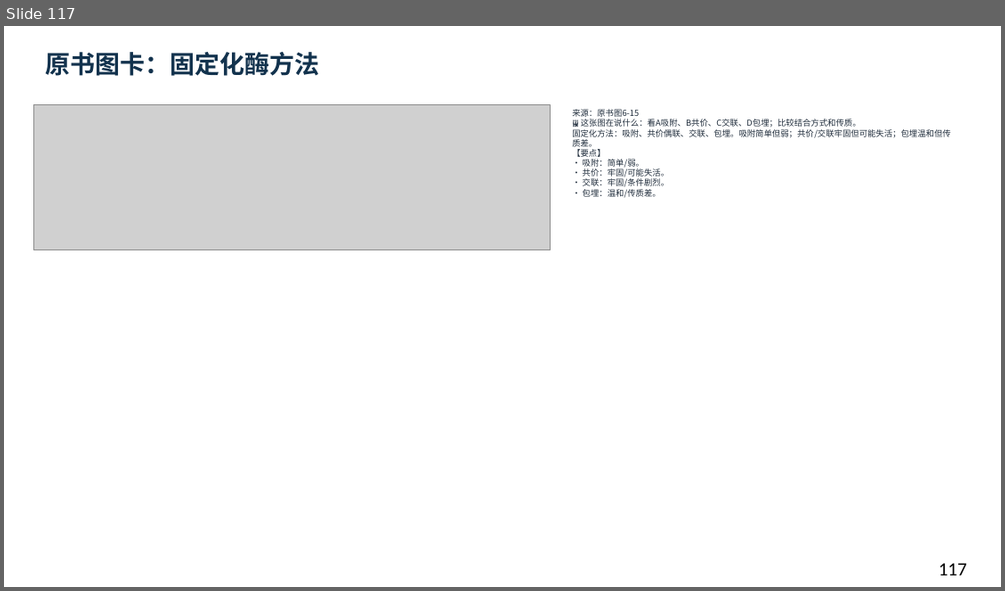
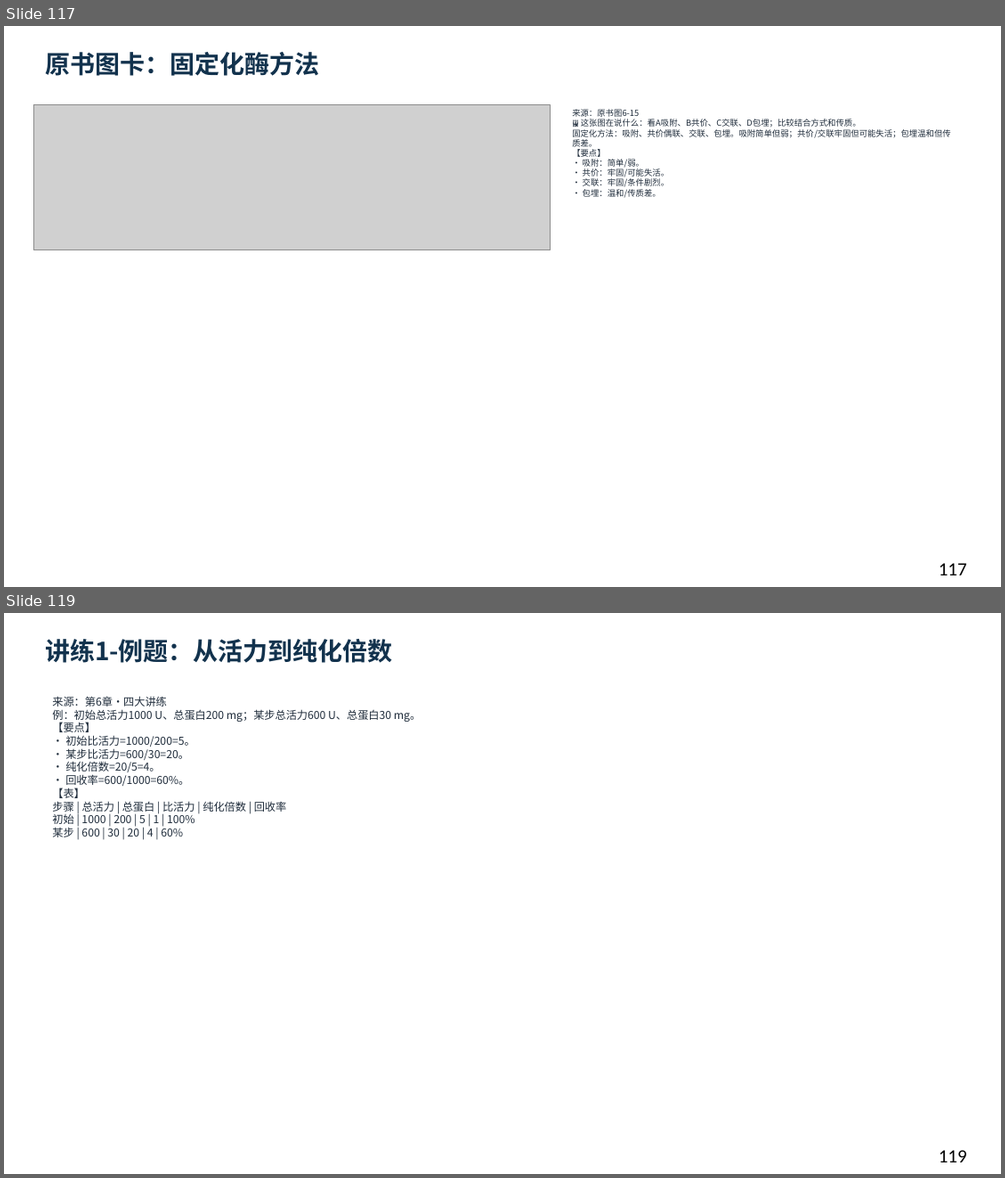
Before and after one commit to newkan-li/Biochemistry, a slide deck: downloads/bc06-ai-style.pptx. Shown one above the other, each under a label of ours: slide 117 before the commit, slides 117 and 119 after it; the slides between them are not shown. The pictures are 1005x591 and 1005x1178 pixels, drawn with LibreOffice and Linux fonts; fonts in the diff are those of the drawing; grey boxes stand for pictures. Boxes give left, top, right and bottom in pixels: in the first picture for what was removed or moved away, otherwise in the second. Text is boxed around its words. In the diff, an @@ line names an element or a change of style, - is before the commit and + after.

```diff
--- a/downloads/bc06-ai-style.pptx
+++ b/downloads/bc06-ai-style.pptx
@@ slide 119 added at bbox=[4, 613, 1001, 1174], background #FFFFFF @@
@@ text added at bbox=[45, 639, 393, 663], 24 pt, text #12324D, bold @@
+讲练1-例题：从活力到纯化倍数
@@ text added at bbox=[52, 696, 421, 837], 10.5 pt, text #202D3C @@
+来源：第6章·四大讲练
+例：初始总活力1000 U、总蛋白200 mg；某步总活力600 U、总蛋白30 mg。
+【要点】
+• 初始比活力=1000/200=5。
+• 某步比活力=600/30=20。
+• 纯化倍数=20/5=4。
+• 回收率=600/1000=60%。
+【表】
+步骤 | 总活力 | 总蛋白 | 比活力 | 纯化倍数 | 回收率
+初始 | 1000 | 200 | 5 | 1 | 100%
+某步 | 600 | 30 | 20 | 4 | 60%
@@ text added at bbox=[938, 1150, 967, 1162], 18 pt, text #000000 @@
+119
```
Also in this commit, not shown: 1 slide changed, 15 other slides added, 6 other files.
